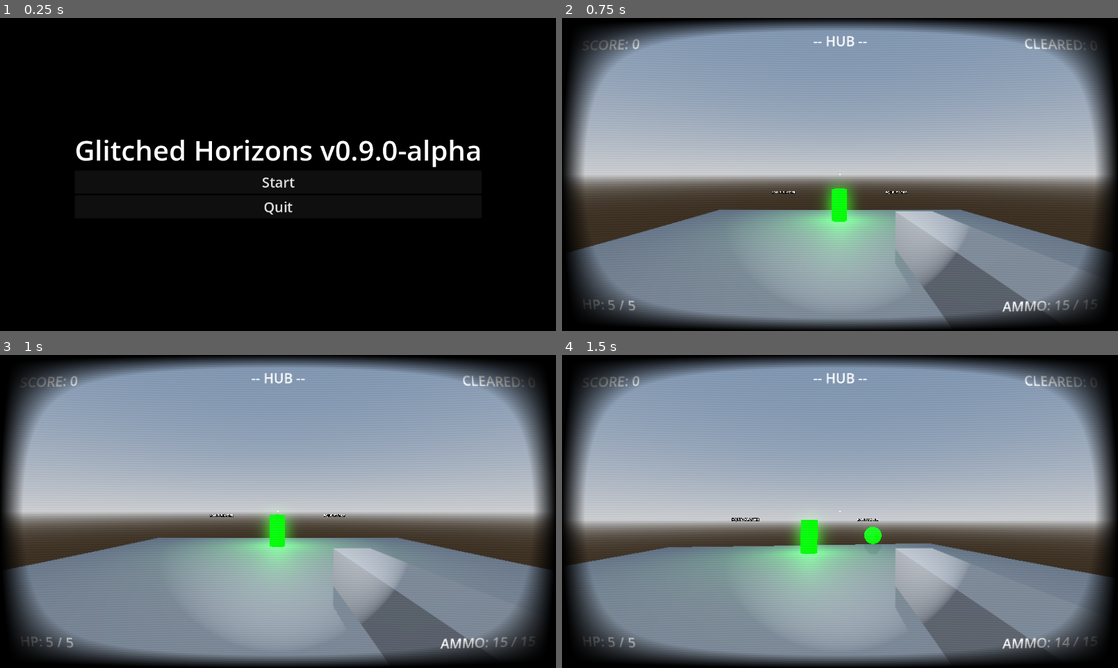
Above: before the commit, frames 1-4 (two rows, left to right).
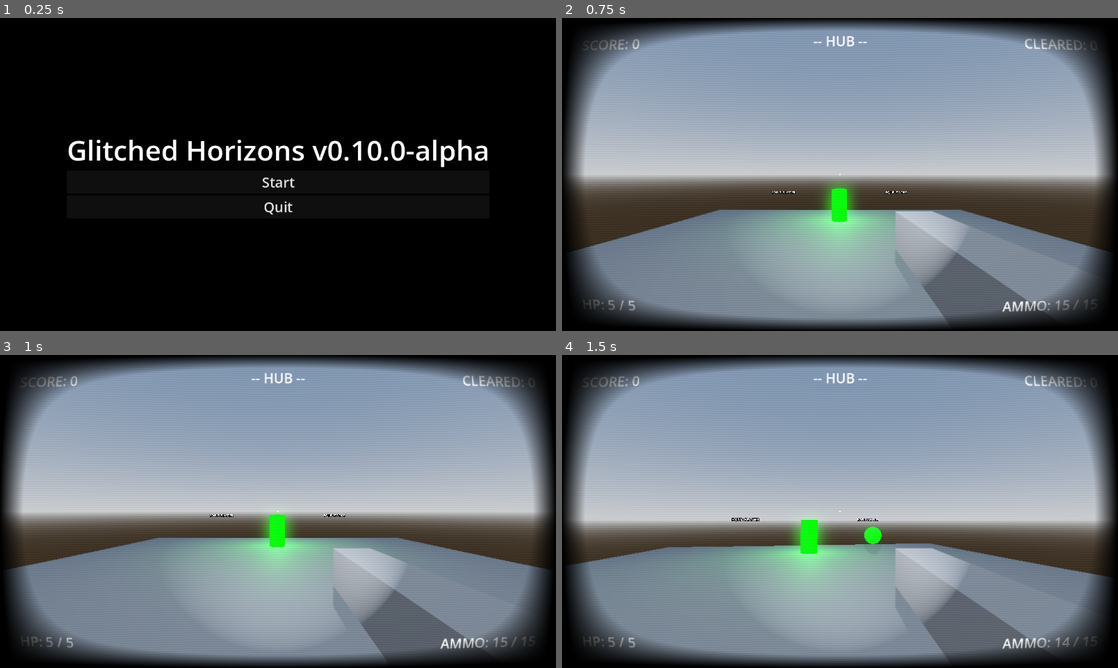
Above: after the commit, the same moments.

Repository: EnderiousGaming/R0-0TRoguelike
Game: Godot game, scene res://scenes/main_menu.tscn
The game is run twice, just before and just after one commit, with the same random seed, the same clock (stepped at 60 frames per second) and the same inputs.
Inputs (mouse positions are in pixels of both pictures, inside the frame that each line leads up to):
- Up to frame 1 (0.25 s): no input
- Up to frame 2 (0.75 s): click "Start" at 0.5 s
- Up to frame 3 (1 s): no input
- Up to frame 4 (1.5 s): move the mouse to (867, 511) at 1.27 s; hold W (move_forward) from 1.28 s (still down); right-click (867, 511) at 1.35 s; click (867, 511) at 1.42 s

The runs differ from the first frame. In frame 1, 2.4% of the frame differs, in the area x 12-88%, y 38-48%; in frame 2, nothing differs; in frame 3, nothing differs; in frame 4, nothing differs.

Commit message:
Changed game icon, added folders for icons and models

Diff:
--- a/project.godot
+++ b/project.godot
@@ -10,11 +10,12 @@
 
 [application]
 
-config/name="R0-0T_Roguelike"
+config/name="Glitched Horizons (Alpha)"
+config/version="v0.10.0-alpha"
 run/main_scene="uid://dbd58g2wdp54u"
 config/features=PackedStringArray("4.6", "Forward Plus")
-boot_splash/show_image=false
-config/icon="res://icon.svg"
+boot_splash/image="uid://dft2t2pnedlja"
+config/icon="uid://dft2t2pnedlja"
 
 [autoload]
 
--- a/scenes/main_menu.tscn
+++ b/scenes/main_menu.tscn
@@ -69,7 +69,7 @@
 [node name="Label" type="Label" parent="VBoxContainer" unique_id=1014888646]
 layout_mode = 2
 theme_override_font_sizes/font_size = 64
-text = "Glitched Horizons v0.9.0-alpha"
+text = "Glitched Horizons v0.10.0-alpha"
 
 [node name="StartButton" type="Button" parent="VBoxContainer" unique_id=1886776590]
 layout_mode = 2
Binary file added: icons/logo.png
Not shown, added: icons/logo.png.import
